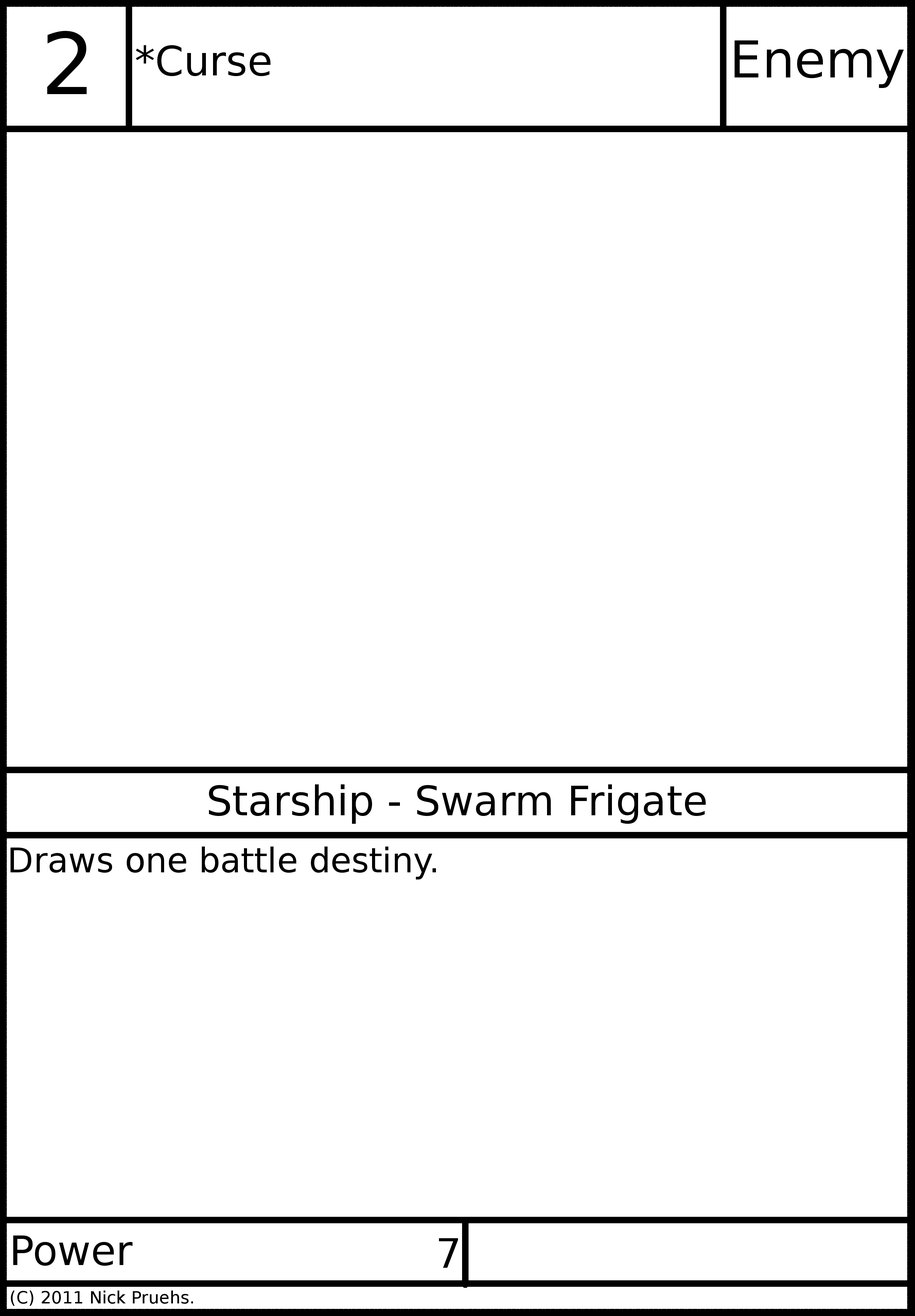
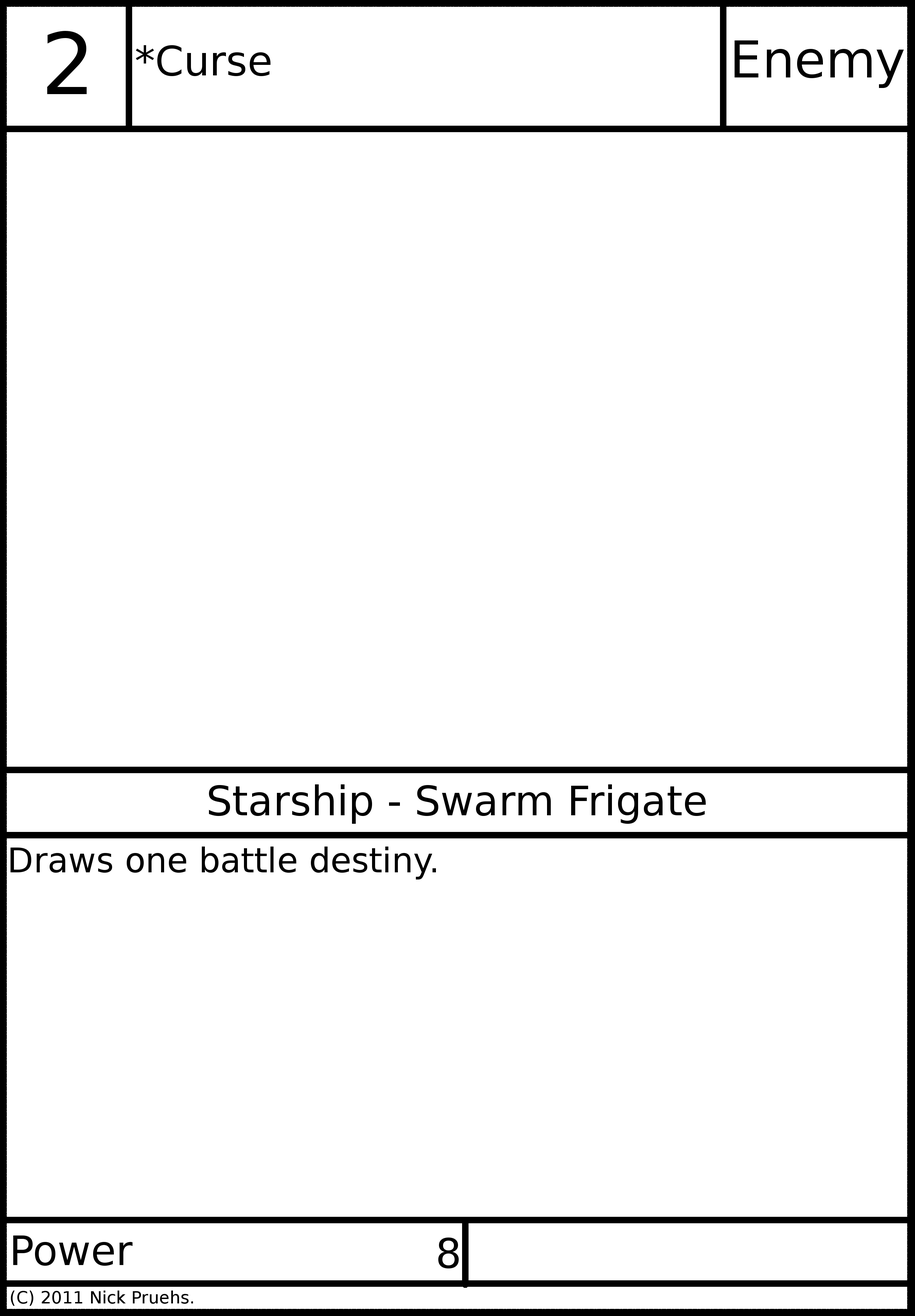
Revision of a layered 915 × 1316 image; what changed, layer by layer:
painted on "Power Value" over <box>438,1237,459,1269</box>
